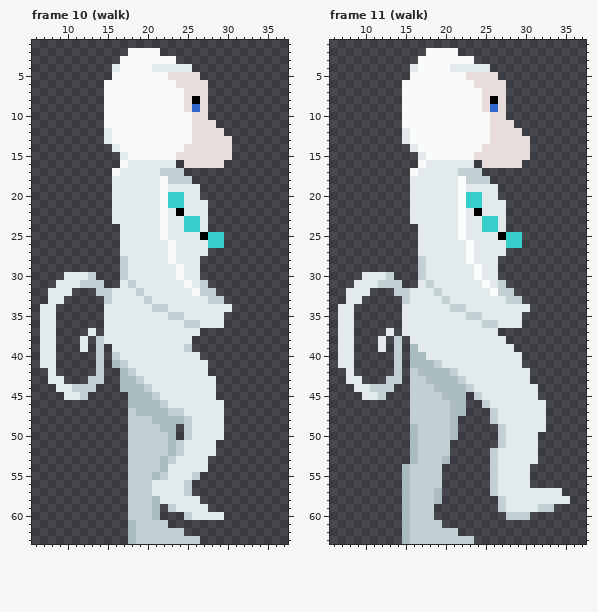
A pixel-art file gets an edit: animations-dev/micca-peaceful-walk-no-background.aseprite. Above is the file before it was changed.
48x64 pixels, 11 frames. Shown: frame 10 (walk): x 6..37, y 1..63; frame 11 (walk): x 6..37, y 1..63. The commit also changed other frames, which this record leaves out.
New version:
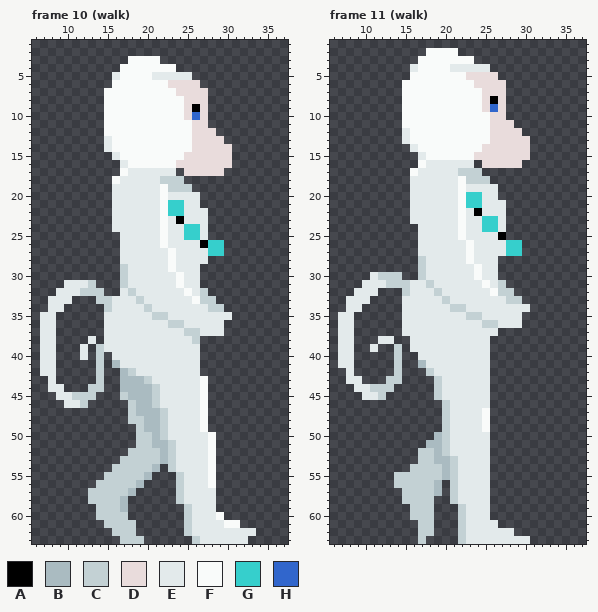
Palette (. is transparent): A #000000  B #aabbc1  C #c3d1d4  D #e9dcdc  E #e3eaeb  F #f9fbfa  G #36cfcc  H #3166cc
Author's note on the commit: new: restyled micca and run animation v1
From old to new:
Frame 10 (walk):
y 2: x 18..21 FFFF -> ....
y 3: x 17 F -> .; x 22..23 FF -> ..
y 4: x 16 E -> .; x 21..25 EEEEE -> FFF..
y 5: x 16 F -> E; x 21..26 FFDDDD -> EEEEE.
y 6: x 15 F -> .; x 23 F -> D; x 27 D -> .
y 7: x 24 F -> D
y 8: x 26 A -> D
y 9: x 26 H -> A
y 10: x 25..26 FD -> DH
y 11: x 28 D -> .
y 12: x 15 E -> F; x 29 D -> .
y 13: x 30 D -> .
y 14: x 15..16 .E -> EF; x 25 D -> F
y 15: x 16..17 .E -> EF; x 24 D -> F
y 16: x 17..24 FEEEEEE. -> EFFFFFFD; x 30 . -> D
y 17: x 16..17 FE -> .F; x 22..29 CCC..... -> EE.DDDDD
y 18: x 16 E -> F; x 22 F -> C; x 25 C -> .
y 19: x 23..26 EEEE -> CCC.
y 20: x 23..24 GG -> EE
y 21: x 27 E -> .
y 22: x 23..24 EA -> GG
y 23: x 24..26 EGG -> AEE
y 24: x 16 . -> E
y 25: x 25..29 EEAGG -> GGE..
y 26: x 22..23 EF -> FE; x 27 E -> A
y 27: x 28..29 .. -> GG
y 28: x 17 C -> E; x 27 . -> E
y 29: x 23..24 EF -> FE
y 30: x 10..13 EEEC -> ....
y 31: x 9 E -> .; x 12 C -> E; x 14 C -> .; x 17..18 EC -> CE; x 24..25 EF -> FE; x 27 C -> .
y 32: x 8 E -> .; x 11..13 ... -> ECC; x 15..16 CE -> ..; x 18..19 EC -> CE; x 25..26 EF -> FE; x 28 C -> .
y 33: x 10 . -> E; x 14 . -> C; x 19..20 EC -> CE; x 26..27 EE -> FC; x 29 C -> .
y 34: x 7 E -> .; x 9 . -> E; x 15 E -> C; x 20..22 ECC -> CEE; x 28..30 EEE -> CC.
y 35: x 21..24 EECC -> CCEE; x 30 . -> E
y 36: x 23..26 EECC -> CCEE
y 37: x 13 E -> .; x 25..29 EE... -> CCEEE
y 38: x 12..14 E.C -> .E.; x 26 . -> C
y 39: x 15 . -> E; x 25..26 C. -> EE
y 40: x 12 . -> E; x 16 C -> E
y 41: x 17 C -> E; x 27 E -> .
y 42: x 7 . -> E; x 27 E -> .
y 43: x 9 E -> .; x 13 C -> .; x 19..20 CE -> BC; x 27..28 EE -> F.
y 44: x 8 . -> E; x 10..12 ECC -> ...; x 14 . -> C; x 20..21 CE -> BC; x 27..28 EE -> F.
y 45: x 9 . -> E; x 11 E -> C; x 13 . -> C; x 17 . -> C; x 27..28 EE -> F.
y 46: x 10..12 ... -> EEC; x 18 B -> C; x 21..22 BC -> CE; x 27..29 EEE -> F..
y 47: x 22..24 BCC -> CEE; x 27..29 EEE -> F..
y 48: x 20 C -> B; x 22..25 BBBC -> CEEE; x 27..29 EEE -> F..
y 49: x 18 C -> .; x 20..25 CCBB.C -> BBCEEE; x 27..29 EEE -> F..
y 50: x 18 C -> .; x 21 C -> B; x 23..25 B.C -> EEE; x 28..29 EE -> F.
y 51: x 18 C -> .; x 21..24 CCBC -> BBCE; x 28 E -> F
y 52: x 22..24 CBC -> BCE; x 28 E -> F
y 53: x 17 . -> C; x 28 . -> F
y 54: x 16..17 .. -> CC; x 21..23 CBE -> B.C; x 28 . -> F
y 55: x 15..17 ... -> CCC; x 20..24 CBCEE -> B...C; x 26..28 C.. -> EEF
y 56: x 14..17 .... -> CCCC; x 19..28 CCEEEEC... -> B....CEEEF
y 57: x 13..28 .....CCCEEEEC... -> CCCCCB.....CEEEE
y 58: x 13..24 .....CCCBEEE -> CCCCB......C; x 27..28 .. -> EE
y 59: x 14..21 ....CCCB -> CCCB....; x 23..25 CEE -> ..C; x 28 . -> E
y 60: x 14..21 ....CCCB -> CCCC....; x 29 E -> F
y 61: x 15..22 ...BCCCC -> CCCC....; x 25..31 ....... -> CEEEEFF
y 62: x 16..33 ..BCCCCCC......... -> CCC......CEEEEEEEE
y 63: x 17..18 .B -> CC; x 20..25 CCCCCC -> ......; x 27..32 ...... -> EEEEEE
Frame 11 (walk):
y 25: x 28..29 GG -> ..
y 27: x 28..29 .. -> GG
y 30: x 10 E -> .; x 12 E -> C; x 14 . -> C
y 31: x 9 E -> .; x 12 C -> E; x 15..16 .. -> CE
y 32: x 8 E -> .; x 11 . -> E; x 14 C -> .
y 33: x 10 . -> E; x 15 C -> E
y 34: x 7 E -> .; x 9 . -> E
y 37: x 13 E -> .
y 38: x 13..14 .C -> E.; x 26..27 EE -> ..
y 39: x 11..12 .E -> E.; x 16 B -> E; x 26..28 EEE -> ...
y 40: x 16..17 BB -> .E; x 26..29 EEEE -> ....
y 41: x 16 B -> .; x 18..19 BC -> EE; x 26..29 EEEE -> ....
y 42: x 16..21 CBBBBC -> ..CEEE; x 26..30 EEEEE -> .....
y 43: x 16..22 CCBBBBC -> ...CEEE; x 26..30 EEEEE -> .....
y 44: x 16..23 CCCBBBBC -> ...CEEEE; x 26..31 EEEEEE -> ......
y 45: x 16..18 CCC -> ...; x 20..24 BBB.C -> EEEEE; x 26..31 EEEEEE -> ......
y 46: x 16..19 CCCC -> ....; x 21..32 BB..CEEEEEEE -> EEEEE.......
y 47: x 16..19 CCCC -> ....; x 21..32 BB...CEEEEEE -> EEEEF.......
y 48: x 16..19 CCCC -> ....; x 21..32 B....CEEEEEE -> EEEEF.......
y 49: x 16..19 BCCC -> ....; x 21..25 B.... -> EEEEF; x 27..32 CEEEEE -> ......
y 50: x 16..19 BCCC -> ...B; x 21..25 B.... -> EEEEE; x 27..31 CEEEE -> .....
y 51: x 16..19 BCCC -> ..BB; x 21..25 ..... -> EEEEE; x 27..31 CEEEE -> .....
y 52: x 16 B -> .; x 19 C -> B; x 21..31 .....CEEEEE -> EEEEE......
y 53: x 16 B -> .; x 19 C -> B; x 21..31 .....CEEEEE -> CEEEE......
y 54: x 15 B -> .; x 20..30 ......CEEEE -> BCEEEE.....
y 55: x 14..15 .B -> CC; x 20..30 ......CEEEE -> BCEEEE.....
y 56: x 14..15 .B -> CC; x 19 C -> B; x 21..30 .....CEEEE -> CEEEE.....
y 57: x 15 B -> C; x 21..34 .....CEEEEEEEE -> CEEEE.........
y 58: x 15 B -> C; x 19 B -> .; x 21..25 ..... -> CEEEE; x 27..35 CEEEEEEEE -> .........
y 59: x 15 B -> .; x 22..25 .... -> CEEE; x 27..33 CEEEECC -> .......
y 60: x 15 B -> .; x 22..25 .... -> CEEE; x 28..30 CCC -> ...
y 61: x 15..16 BC -> ..; x 19 C -> .; x 22..26 ..... -> CEEEE
y 62: x 15..16 BC -> ..; x 19..28 CCC....... -> ...CEEEEEE
y 63: x 15..16 BC -> ..; x 18..21 CCCC -> ....; x 23..30 C....... -> EEEEEEEE
Boxes around the changes in both pictures, in picture pixels (x1, y1, x2, y2):
changed: (40, 48, 256, 544)
changed: (506, 232, 522, 256)
changed: (338, 272, 570, 544)
